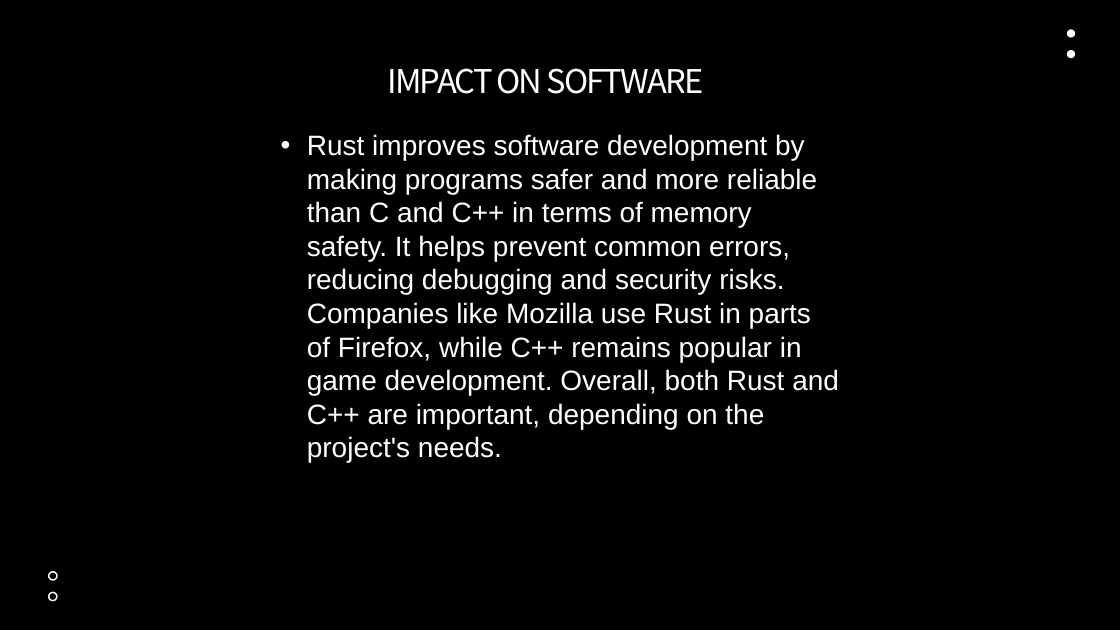
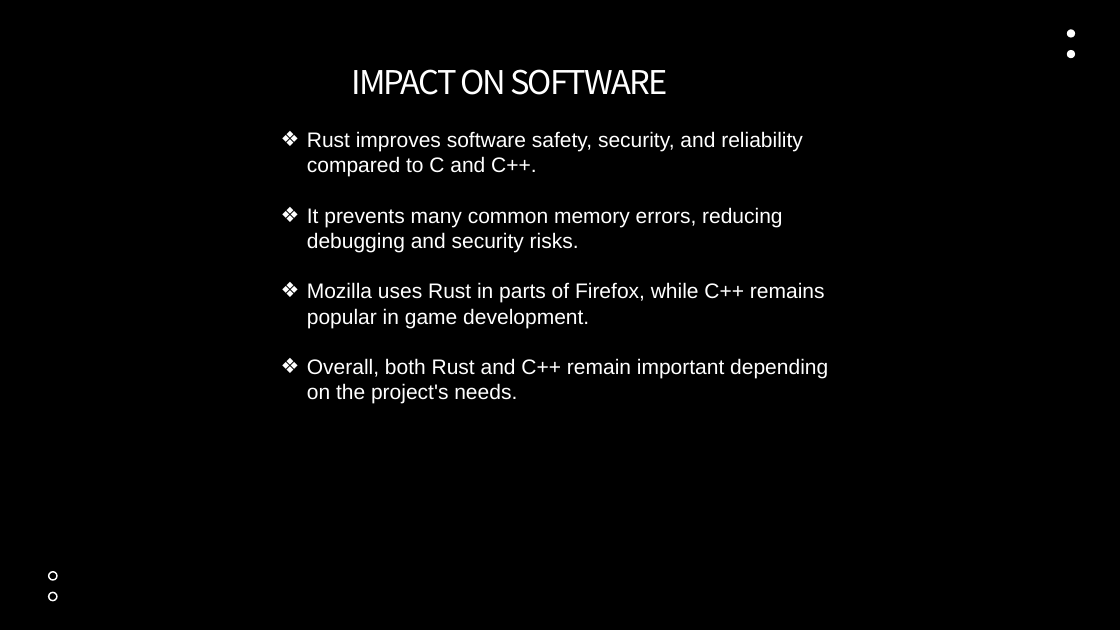
Before and after one commit to keyun5528/Group3_Project, a slide deck: slide 1 of pwrpoint.pptx. Drawn at 1120x630 pixels with LibreOffice and Linux fonts; fonts in the diff are those of the drawing; background and template pictures are left out. Boxes give left, top, right and bottom in pixels: in the first picture for what was removed or moved away, otherwise in the second. Text is boxed around its words. In the diff, an @@ line names an element or a change of style, - is before the commit and + after.

```diff
--- a/pwrpoint.pptx
+++ b/pwrpoint.pptx
@@ text "IMPACT ON SOFTWARE": place and size @@
-text "IMPACT ON SOFTWARE" at (387,68,703,94)
+text "IMPACT ON SOFTWARE" at (351,69,667,95)
@@ text at (307,131,828,404): text changed; size 24 to 18 pt @@
-• Rust improves software development by making programs safer and more reliable than C and C++ in terms of memory safety. It helps prevent common errors, reducing debugging and security risks. Companies like Mozilla use Rust in parts of Firefox, while C++ remains popular in game development. Overall, both Rust and C++ are important, depending on the project's needs.
+❖ Rust improves software safety, security, and reliability compared to C and C++.
+❖ It prevents many common memory errors, reducing debugging and security risks.
+❖ Mozilla uses Rust in parts of Firefox, while C++ remains popular in game development.
+❖ Overall, both Rust and C++ remain important depending on the project's needs.
```
Also in this commit, not shown: 1 slide added.
